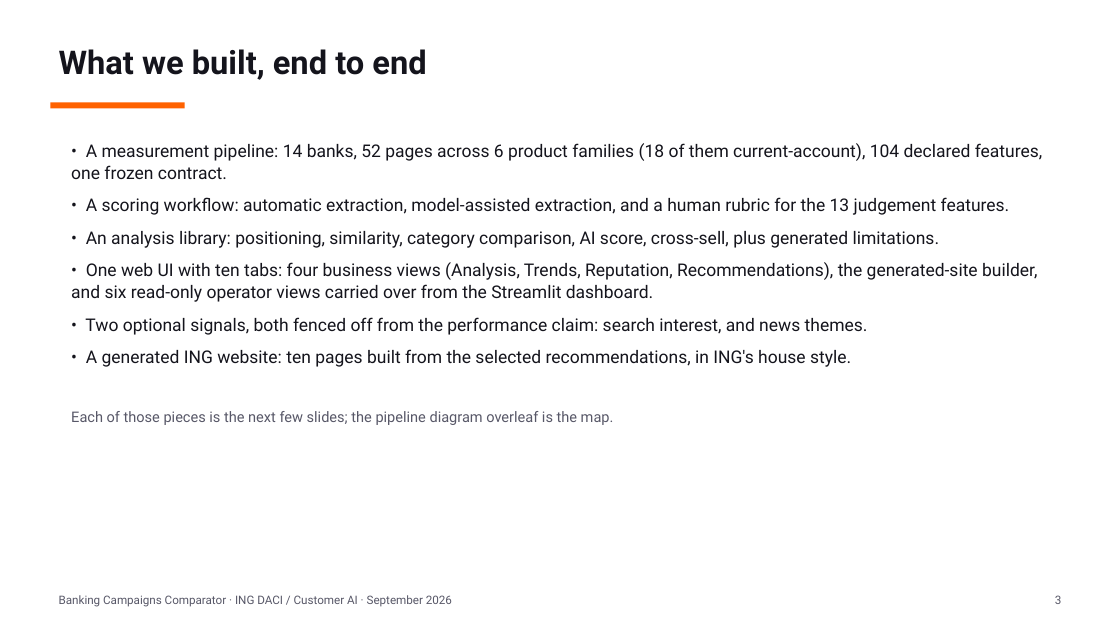
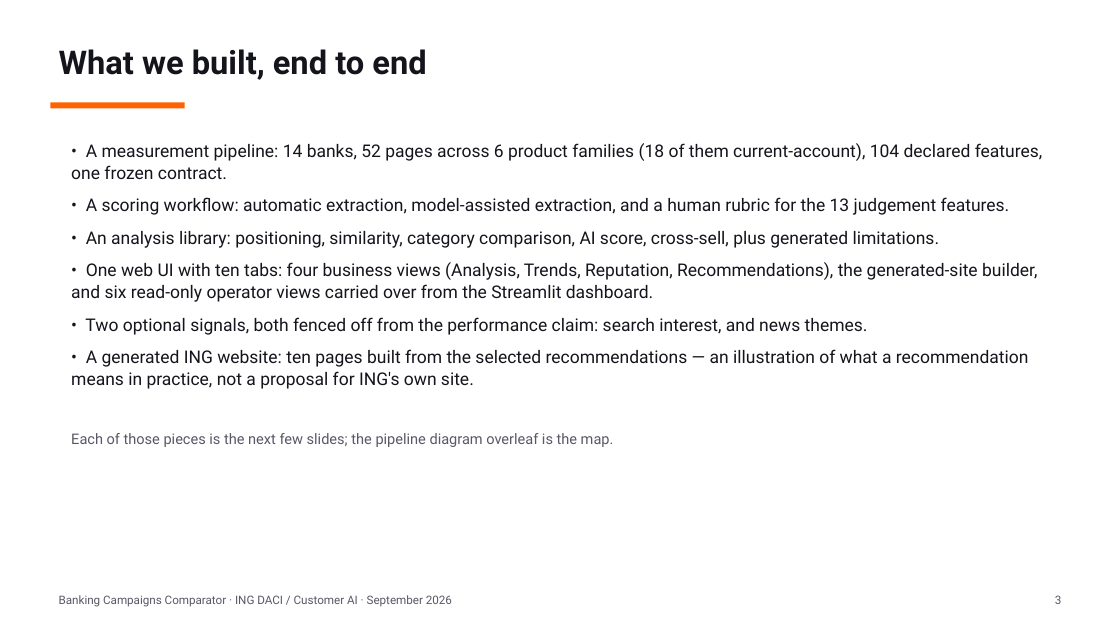
Before and after one commit to Siegried81/ing-usecase, a slide deck: slide 3 of docs/Banking_Campaigns_Comparator.pptx. Drawn at 1120x630 pixels with LibreOffice and Linux fonts; fonts in the diff are those of the drawing. Boxes give left, top, right and bottom in pixels: in the first picture for what was removed or moved away, otherwise in the second. Text is boxed around its words. In the diff, an @@ line names an element or a change of style, - is before the commit and + after.

Commit message:
docs: frame the generated site as an illustration, and say what reputation is not
The client answered that the goal is comparative and that "actionable"
means how ING communicates, not changes to its website. The generated
site is therefore presented as an illustration of what a recommendation
means in practice, on the deck's overview and on the slide that shows it.

The same answer read the reputation feature as showing "how well the
campaigns are doing". That is the one claim the module refuses to make,
so the Reputation slide and the tab itself now say it in the client's own
terms: themes are what a bank is written about, never evidence that a
page or campaign performed.

The tab also stopped asserting "no recent headlines found" for a bank it
simply could not fetch - with newsapi.org currently returning 401, that
string was reporting an outage as a finding. It now reads "no headlines
recorded", with the caveat stated above the list.

```diff
--- a/docs/Banking_Campaigns_Comparator.pptx
+++ b/docs/Banking_Campaigns_Comparator.pptx
@@ text at (71,349,1029,389): text changed @@
-• A generated ING website: ten pages built from the selected recommendations, in ING's house style.
+• A generated ING website: ten pages built from the selected recommendations — an illustration of what a recommendation means in practice, not a proposal for ING's own site.
```
Also in this commit, not shown: 2 other slides changed, 1 other file.
